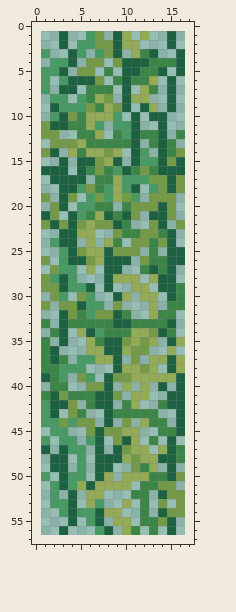
Pixel-art file: Assets/Art/Interactables/thorns vertical.aseprite. This is how it looked before the edit.
16x56 pixels, 1 frame. The old version is drawn lined up with the new one, on the new canvas.
And afterwards:
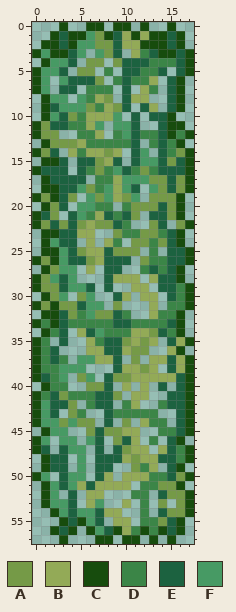
Palette (. is transparent): A #759a47  B #93aa57  C #174c0d  D #3b8547  E #1c6240  F #479a64
Log entry: added outline to thorns wall, edited bush pivot
From old to new:
canvas 16x56 -> 18x58, the old top-left corner now at 1,1
Changed rows in their new state; - is an unchanged pixel.
first column x 0:
 0 ---C--CC-CC-C--C--
 1 --C-CC--C--C-CC-C-
 2 -CC-C-------CCC-C-
 3 C-CC----------CC-C
 4 -C---------------C
 5 C----------------C
 6 C---------------C-
 7 C---------------C-
 8 -C--------------C-
 9 -C--------------C-
10 -C-------------C--
11 C--------------CC-
12 C--------------C-C
13 -C--------------C-
14 C----------------C
15 -CC--------------C
16 C----------------C
17 -C---------------C
18 -CC--------------C
19 C-C-------------C-
20 -C--------------C-
21 C---------------C-
22 C----------------C
23 -CC-------------C-
24 -C--------------C-
25 -CC--------------C
26 C-C--------------C
27 -C--------------C-
28 C---------------C-
29 C----------------C
30 -C---------------C
31 C-C--------------C
32 -CC-------------C-
33 C-C-------------C-
34 -C--------------C-
35 C----------------C
36 C---------------C-
37 C----------------C
38 C----------------C
39 C----------------C
40 -C---------------C
41 C----------------C
42 C----------------C
43 C----------------C
44 C----------------C
45 -C---------------C
46 C---------------C-
47 C----------------C
48 -C---------------C
49 -C--------------C-
50 C----------------C
51 -C--------------C-
52 -C---------------C
53 -C---------------C
54 --C--------------C
55 ---C-C----------C-
56 --C-C-C--C--C-C-C-
57 ---C---CC-CC-C-C--
Boxes around the changes in both pictures, in picture pixels (x1, y1, x2, y2):
added: (32, 22, 194, 544)
